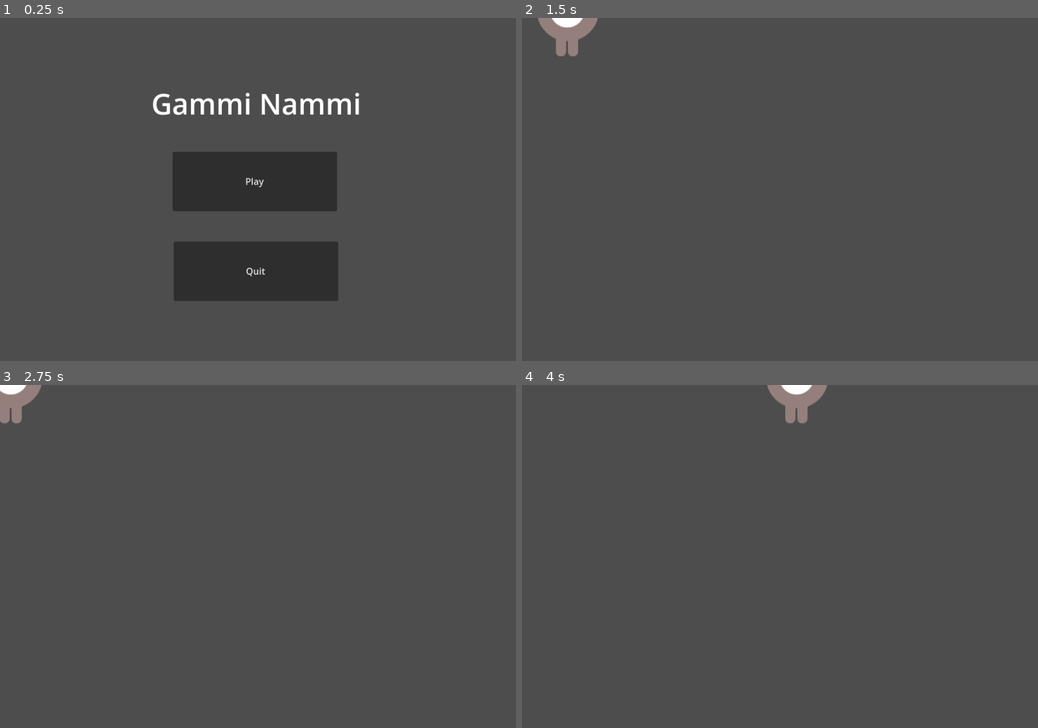
Above: before the commit, frames 1-4 (two rows, left to right).
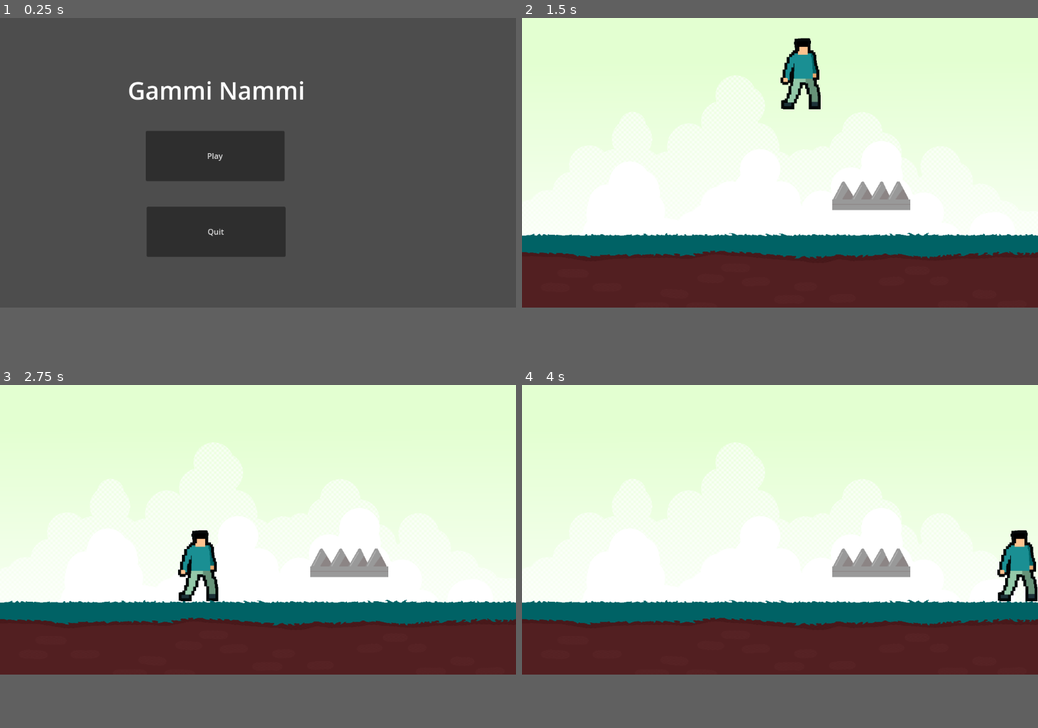
Above: after the commit, the same moments.

Repository: Galactic-Rift-Interactive/csce552-2d-game
Game: Godot game, scene res://scenes/title.tscn
The game is run twice, just before and just after one commit, with the same random seed, the same clock (stepped at 60 frames per second) and the same inputs.
Inputs:
- Up to frame 1 (0.25 s): no input
- Up to frame 2 (1.5 s): click "Play" at 0.5 s; tap Enter at 1.25 s; hold Right (move_right) from 1.28 s (still down); hold Up (jump) from 1.28 s (still down)
- Up to frame 3 (2.75 s): release Right (move_right) at 2.03 s; release Up (jump) at 2.03 s; hold Left (move_left) from 2.03 s (still down); tap Up (jump) at 2.1, 2.27, 2.57 s
- Up to frame 4 (4 s): release Left (move_left) at 2.78 s; hold Up (jump) 2.78-3.53 s; hold Right (move_right) from 2.78 s (still down); tap Up (jump) at 3.6, 3.77 s
In our replay, the window is 800x533 before the commit and 800x450 after it. These sizes can differ from the game's own. Grey fills any space a smaller window leaves; there, only what the larger window draws over its background counts as a difference.

The runs differ from the first frame. In frame 1, 14% of the frame differs, in the area x 25-70%, y 18-83%; in frame 2, 84%; in frame 3, 84%, in the area x 0-100%, y 0-85%; in frame 4, 84%.

Commit message:
more mechanics

Diff:
--- a/game/project.godot
+++ b/game/project.godot
@@ -17,7 +17,7 @@
 
 [display]
 
-window/size/viewport_width=900
+window/size/viewport_width=1066
 window/size/viewport_height=600
 
 [dotnet]
--- a/game/scenes/level.tscn
+++ b/game/scenes/level.tscn
@@ -1,31 +1,151 @@
-[gd_scene load_steps=5 format=3 uid="uid://b5g5lsyijb0q5"]
+[gd_scene load_steps=21 format=3 uid="uid://b5g5lsyijb0q5"]
 
-[ext_resource type="Script" path="res://scripts/player.gd" id="1_3tioj"]
-[ext_resource type="Texture2D" uid="uid://c6pi15fy1mrmh" path="res://art/playerGrey_walk1.png" id="2_ug5vy"]
+[ext_resource type="Texture2D" uid="uid://p00q33p10f3s" path="res://art/background.png" id="1_qffqs"]
+[ext_resource type="Texture2D" uid="uid://bec3ynb5w8e4h" path="res://art/player/idle/1.png" id="1_wei8v"]
+[ext_resource type="Texture2D" uid="uid://v5nusnsrpjio" path="res://art/player/idle/2.png" id="2_6di35"]
+[ext_resource type="Script" path="res://scripts/player.gd" id="2_vfx3q"]
+[ext_resource type="Texture2D" uid="uid://cwo1sxdgd75vh" path="res://art/player/idle/3.png" id="3_rgv1y"]
+[ext_resource type="Texture2D" uid="uid://cjbbifyk6dt1o" path="res://art/player/idle/4.png" id="4_44kde"]
+[ext_resource type="Texture2D" uid="uid://brcoesfwufabk" path="res://art/player/idle/5.png" id="5_n2apx"]
+[ext_resource type="Texture2D" uid="uid://co874m7e2i8ee" path="res://art/player/idle/6.png" id="6_uqmpw"]
+[ext_resource type="Texture2D" uid="uid://7nvbn6s7solt" path="res://art/ground.png" id="8_l1bk7"]
+[ext_resource type="Texture2D" uid="uid://dgntvwlna588m" path="res://art/obstacles/spike.png" id="10_76y7w"]
 
-[sub_resource type="SpriteFrames" id="SpriteFrames_o74qy"]
+[sub_resource type="SpriteFrames" id="SpriteFrames_beeul"]
 animations = [{
 "frames": [{
 "duration": 1.0,
-"texture": ExtResource("2_ug5vy")
+"texture": ExtResource("1_qffqs")
 }],
 "loop": true,
 "name": &"default",
 "speed": 5.0
 }]
 
-[sub_resource type="CapsuleShape2D" id="CapsuleShape2D_42aw2"]
-radius = 55.0
-height = 136.0
+[sub_resource type="SpriteFrames" id="SpriteFrames_20fp4"]
+animations = [{
+"frames": [{
+"duration": 1.0,
+"texture": ExtResource("1_wei8v")
+}, {
+"duration": 1.0,
+"texture": ExtResource("2_6di35")
+}, {
+"duration": 1.0,
+"texture": ExtResource("3_rgv1y")
+}, {
+"duration": 1.0,
+"texture": ExtResource("4_44kde")
+}, {
+"duration": 1.0,
+"texture": ExtResource("5_n2apx")
+}, {
+"duration": 1.0,
+"texture": ExtResource("6_uqmpw")
+}],
+"loop": true,
+"name": &"idle",
+"speed": 5.0
+}]
 
-[node name="Player" type="Area2D"]
-script = ExtResource("1_3tioj")
+[sub_resource type="RectangleShape2D" id="RectangleShape2D_85hri"]
+size = Vector2(84, 148)
+
+[sub_resource type="PhysicsMaterial" id="PhysicsMaterial_45ftk"]
+friction = 0.5
+
+[sub_resource type="RectangleShape2D" id="RectangleShape2D_skt4b"]
+size = Vector2(2272.07, 297.297)
+
+[sub_resource type="RectangleShape2D" id="RectangleShape2D_1untl"]
+size = Vector2(24.5, 464)
+
+[sub_resource type="RectangleShape2D" id="RectangleShape2D_8kiwf"]
+size = Vector2(41, 464)
+
+[sub_resource type="SpriteFrames" id="SpriteFrames_hovsp"]
+animations = [{
+"frames": [{
+"duration": 1.0,
+"texture": ExtResource("8_l1bk7")
+}],
+"loop": true,
+"name": &"ground",
+"speed": 5.0
+}]
+
+[sub_resource type="RectangleShape2D" id="RectangleShape2D_yeo4d"]
+size = Vector2(241, 90)
+
+[sub_resource type="SpriteFrames" id="SpriteFrames_3ckwf"]
+animations = [{
+"frames": [{
+"duration": 1.0,
+"texture": ExtResource("10_76y7w")
+}],
+"loop": true,
+"name": &"default",
+"speed": 5.0
+}]
+
+[node name="Level" type="Node2D"]
+
+[node name="Background" type="AnimatedSprite2D" parent="."]
+position = Vector2(533, 300)
+scale = Vector2(0.555, 0.555)
+sprite_frames = SubResource("SpriteFrames_beeul")
+
+[node name="Player" type="RigidBody2D" parent="."]
+position = Vector2(530, 100.03)
+script = ExtResource("2_vfx3q")
+speed = 3000
 metadata/_edit_group_ = true
 
-[node name="AnimatedSprite2D" type="AnimatedSprite2D" parent="."]
-sprite_frames = SubResource("SpriteFrames_o74qy")
+[node name="AnimatedSprite2D" type="AnimatedSprite2D" parent="Player"]
+scale = Vector2(0.75, 0.75)
+sprite_frames = SubResource("SpriteFrames_20fp4")
+animation = &"idle"
 
-[node name="CollisionShape2D" type="CollisionShape2D" parent="."]
-shape = SubResource("CapsuleShape2D_42aw2")
+[node name="CollisionShape2D" type="CollisionShape2D" parent="Player"]
+shape = SubResource("RectangleShape2D_85hri")
 
-[node name="Area2D" type="Area2D" parent="."]
+[node name="Borders" type="StaticBody2D" parent="."]
+physics_material_override = SubResource("PhysicsMaterial_45ftk")
+metadata/_edit_group_ = true
+
+[node name="Ground" type="CollisionShape2D" parent="Borders"]
+position = Vector2(546.5, 530.5)
+scale = Vector2(0.555, 0.555)
+shape = SubResource("RectangleShape2D_skt4b")
+
+[node name="LeftWall" type="CollisionShape2D" parent="Borders"]
+position = Vector2(-13.75, 229)
+shape = SubResource("RectangleShape2D_1untl")
+
+[node name="RightWall" type="CollisionShape2D" parent="Borders"]
+position = Vector2(1085.5, 222)
+shape = SubResource("RectangleShape2D_8kiwf")
+
+[node name="AnimatedSprite2D" type="AnimatedSprite2D" parent="Borders"]
+position = Vector2(533, 411.634)
+scale = Vector2(0.555, 0.351174)
+sprite_frames = SubResource("SpriteFrames_hovsp")
+animation = &"ground"
+
+[node name="TestObstacle" type="Area2D" parent="."]
+position = Vector2(721, 368)
+scale = Vector2(0.67, 0.67)
+metadata/_edit_group_ = true
+
+[node name="CollisionShape2D" type="CollisionShape2D" parent="TestObstacle"]
+position = Vector2(0.5, 0)
+shape = SubResource("RectangleShape2D_yeo4d")
+metadata/_edit_group_ = true
+
+[node name="AnimatedSprite2D" type="AnimatedSprite2D" parent="TestObstacle"]
+position = Vector2(12, 0.49999)
+scale = Vector2(1.1, 1.1125)
+sprite_frames = SubResource("SpriteFrames_3ckwf")
+
+[connection signal="body_entered" from="Player" to="Player" method="_on_body_entered"]
+[connection signal="body_entered" from="TestObstacle" to="Player" method="_on_test_obstacle_body_entered"]
--- a/game/scripts/player.gd
+++ b/game/scripts/player.gd
@@ -1,8 +1,8 @@
-extends Area2D
+extends RigidBody2D
 
 signal hit
 
-@export var speed = 400
+@export var speed = 500
 @export var jump_strength = 400
 var screen_size
 var screen
@@ -11,34 +11,33 @@
 	screen_size = get_viewport_rect().size
 
 func _process(delta):
-	var velocity = Vector2.ZERO
+	rotation_degrees = 0
 
-	if Input.is_action_pressed("move_right"):
-		velocity.x += 1
-	if Input.is_action_pressed("move_left"):
-		velocity.x -= 1
-	if Input.is_action_pressed("jump"):
-		pass
+	var horizontal_input = Input.get_action_strength("move_right") - Input.get_action_strength("move_left")
+	var force = Vector2(speed * horizontal_input, 0)
 
 	var sprite = $AnimatedSprite2D
 
-	if velocity.length() > 0:
-		velocity = velocity.normalized() * speed
-		sprite.play()
+	if force == Vector2.ZERO:
+		sleeping = true
 	else:
-		sprite.stop()
+		sleeping = false
+		apply_central_force(force)
 
-	position += velocity * delta
-	position = position.clamp(Vector2.ZERO, screen_size)
-
-
-
-func _on_body_entered(_body):
-	hide()
-	hit.emit()
-	$CollisionShape2D.set_deferred("disabled", true)
+	#position = position.clamp(Vector2.ZERO, screen_size)
 
 func start(pos):
 	position = pos
 	show()
 	$CollisionShape2D.disabled = false
+
+
+func _on_test_obstacle_body_entered(body):
+	print("obstacle enter")
+	if body.get_name() == "Player":
+		print("player")
+
+
+func _on_body_entered(body):
+	print("enter")
+	pass # Replace with function body.
Not shown, removed: game/art/House In a Forest Loop.ogg.import
Renamed: game/Assets/Sprites/background.png -> game/art/background.png
Not shown, added: game/art/background.png.import
Binary file removed: game/art/enemyFlyingAlt_1.png
Binary file removed: game/art/enemyFlyingAlt_2.png
Binary file removed: game/art/enemySwimming_1.png
Binary file removed: game/art/enemySwimming_2.png
Binary file removed: game/art/enemyWalking_1.png
Binary file removed: game/art/enemyWalking_2.png
Not shown, removed: game/art/gameover.wav.import
Renamed: game/Assets/Sprites/ground.png -> game/art/ground.png
Not shown, changed: game/art/ground.png.import
(and 26 more such lines)
